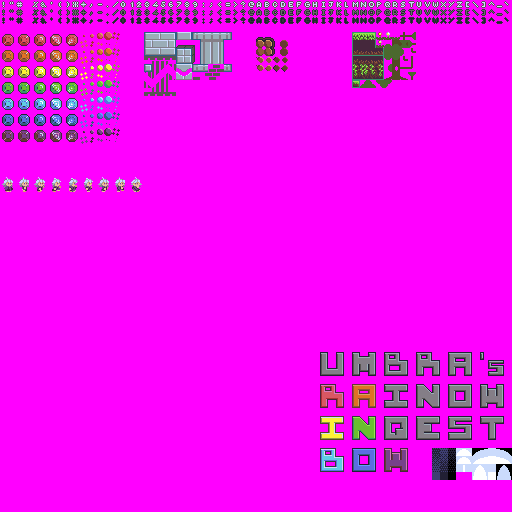
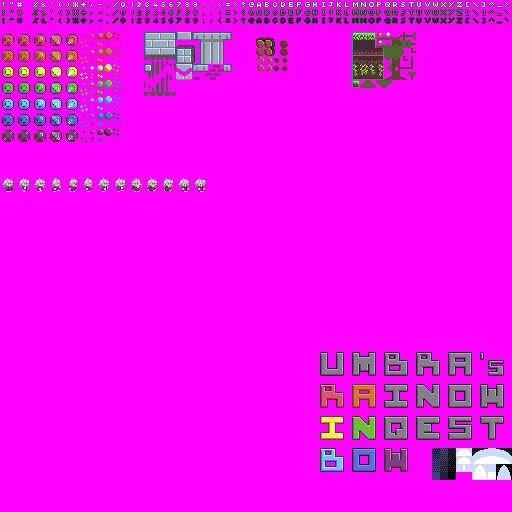
Two versions of the same layered image (512 × 512). Layer-by-layer changes:
painted on "new" over [left=72, top=177, right=206, bottom=192]